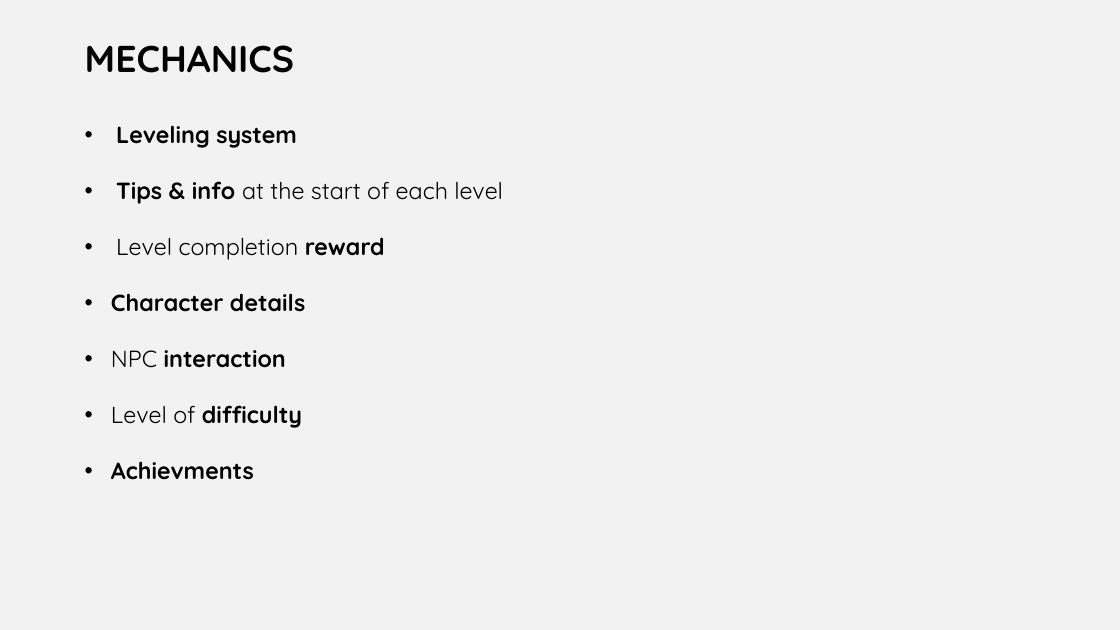
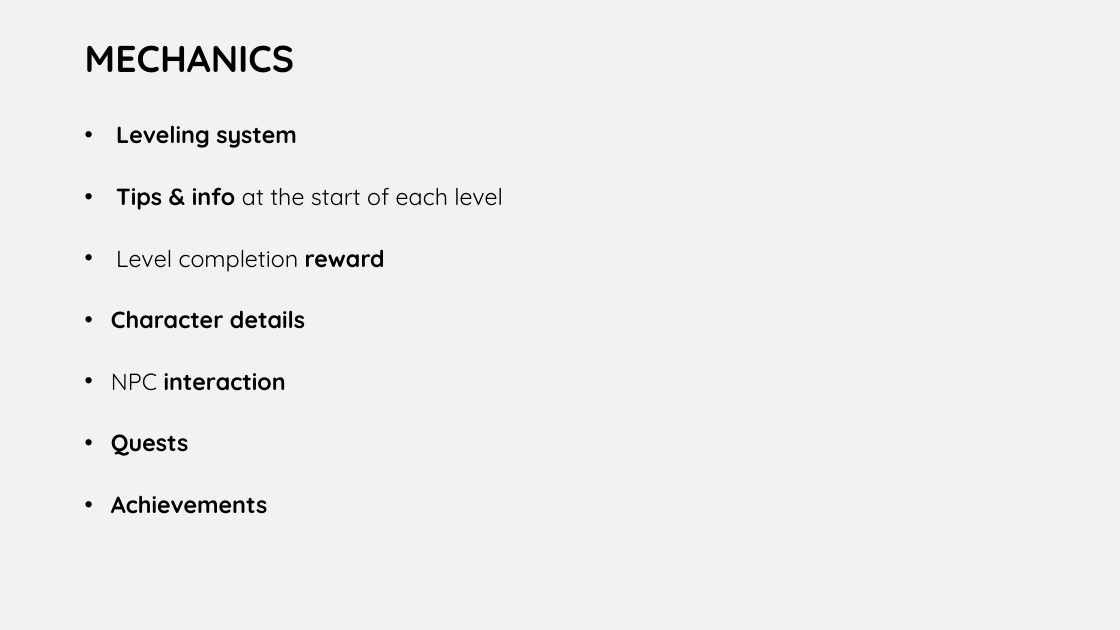
Before and after one commit to legendely/project_group_theme1.1-2015-16-, a slide deck: slide 7 of game-concept.pptx (slide 5 before the commit). Drawn at 1120x630 pixels with LibreOffice and Linux fonts; fonts in the diff are those of the drawing. Boxes give left, top, right and bottom in pixels: in the first picture for what was removed or moved away, otherwise in the second. Text is boxed around its words. In the diff, an @@ line names an element or a change of style, - is before the commit and + after.

```diff
--- a/game-concept.pptx
+++ b/game-concept.pptx
@@ text at bbox=[111, 434, 267, 514]: text changed @@
-• Level of difficulty
-• Achievments
+• Quests
+• Achievements
```
Also in this commit, not shown: 6 other slides changed, 1 slide added.
